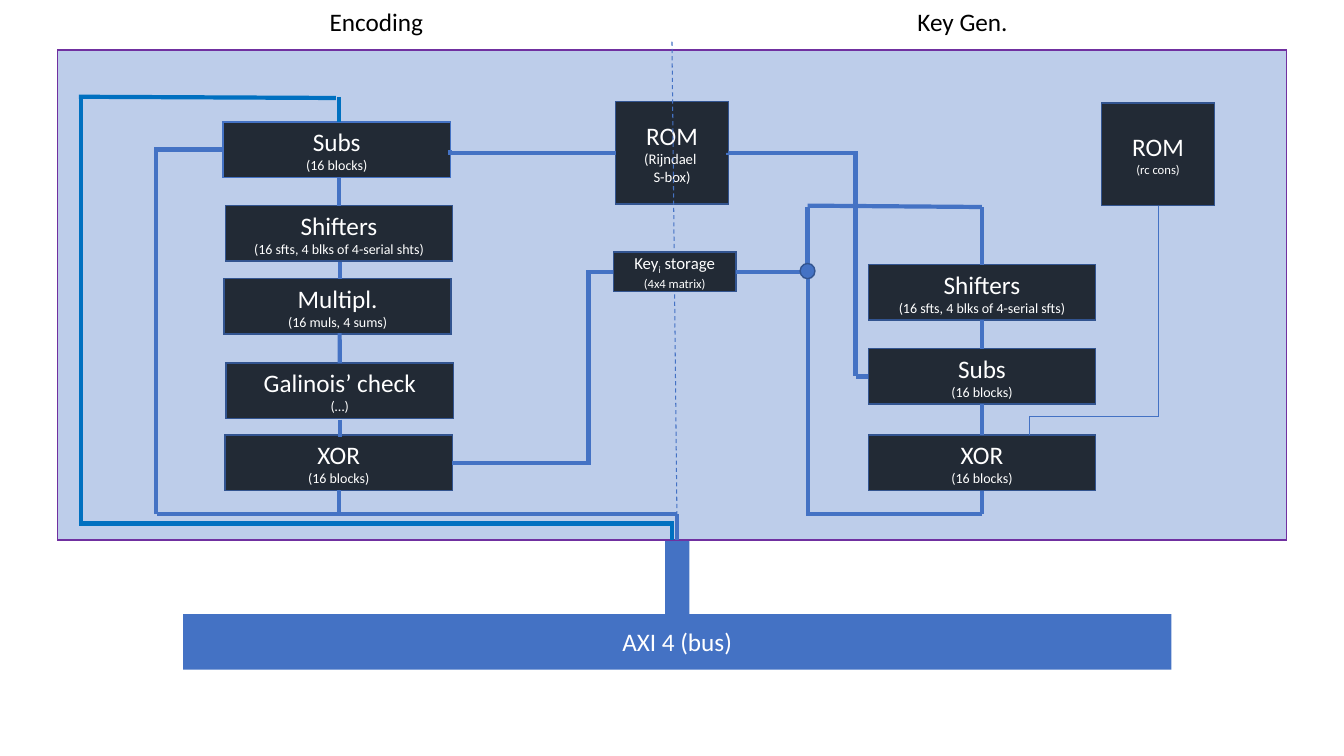
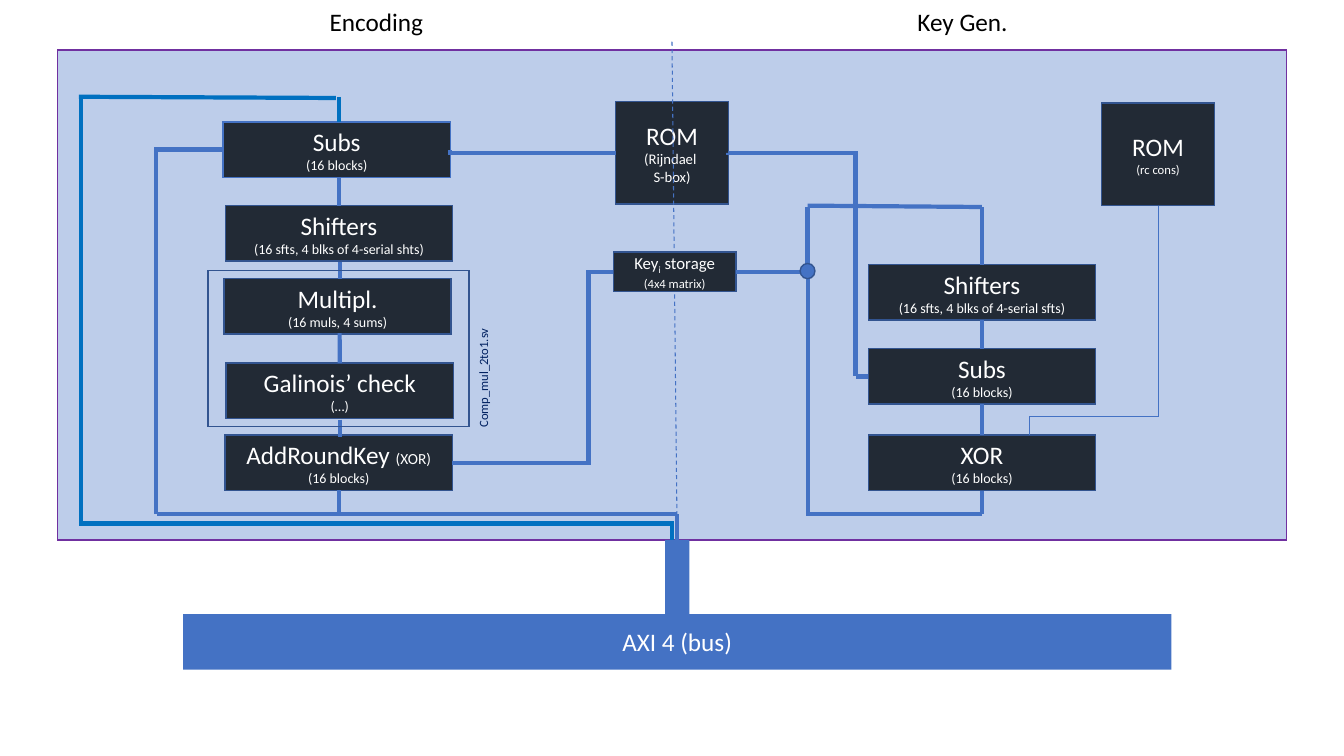
Before and after one commit to acarreteroc99/AES256-IP-Core, a slide deck: slide 4 of ASIC_hardware_blockLevelStructure.pptx. Drawn at 1344x756 pixels with LibreOffice and Linux fonts; fonts in the diff are those of the drawing. Boxes give left, top, right and bottom in pixels: in the first picture for what was removed or moved away, otherwise in the second. Text is boxed around its words. In the diff, an @@ line names an element or a change of style, - is before the commit and + after.

```diff
--- a/ASIC_hardware_blockLevelStructure.pptx
+++ b/ASIC_hardware_blockLevelStructure.pptx
@@ rectangle added at box(208, 270, 469, 426), outline #325491 1 pt @@
@@ text added at box(476, 337, 491, 424), 9 pt, text #002060 @@
+Comp_mul_2to1.sv
@@ text in rectangle at box(246, 446, 431, 468): text changed @@
-XOR
+AddRoundKey (XOR)
```
Also in this commit, not shown: 3 other slides changed, 4 slides added.
